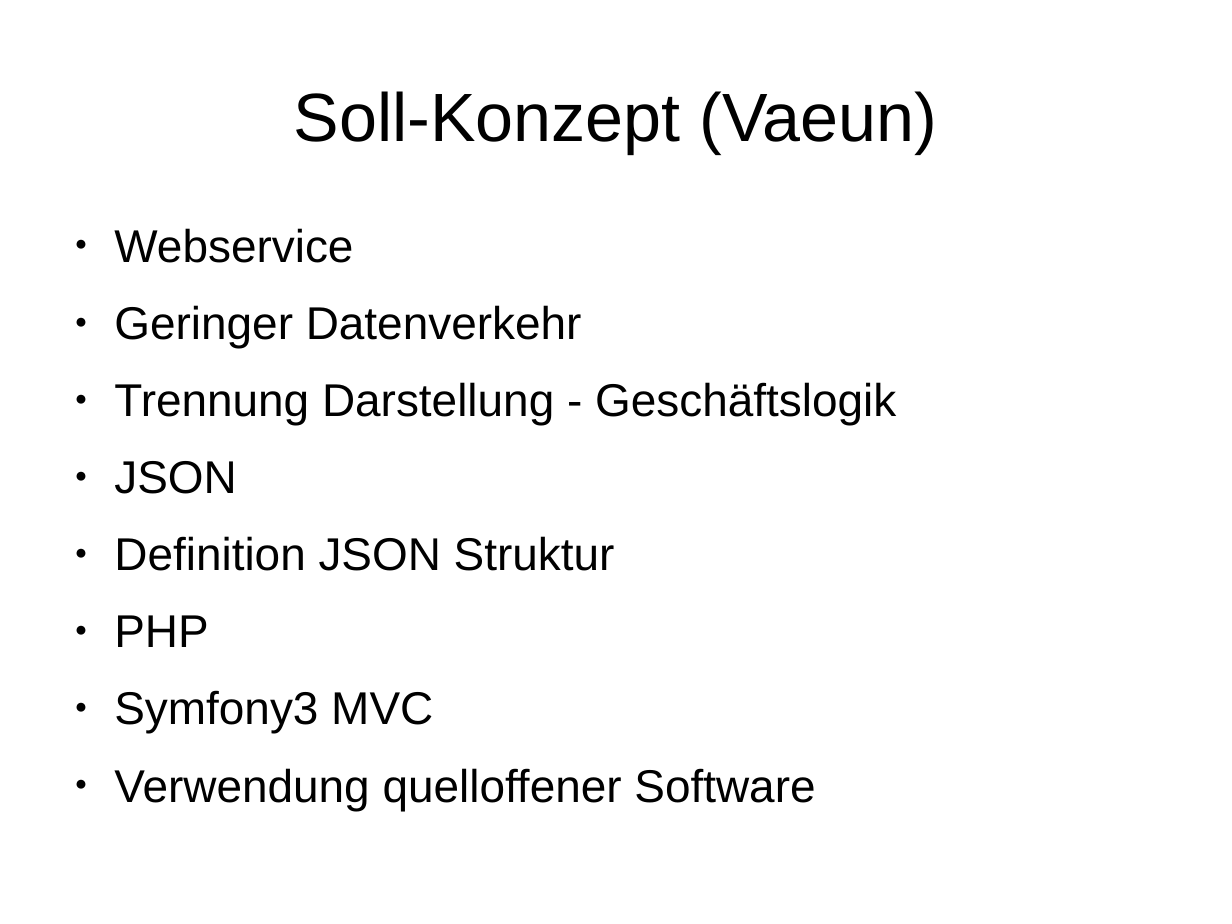
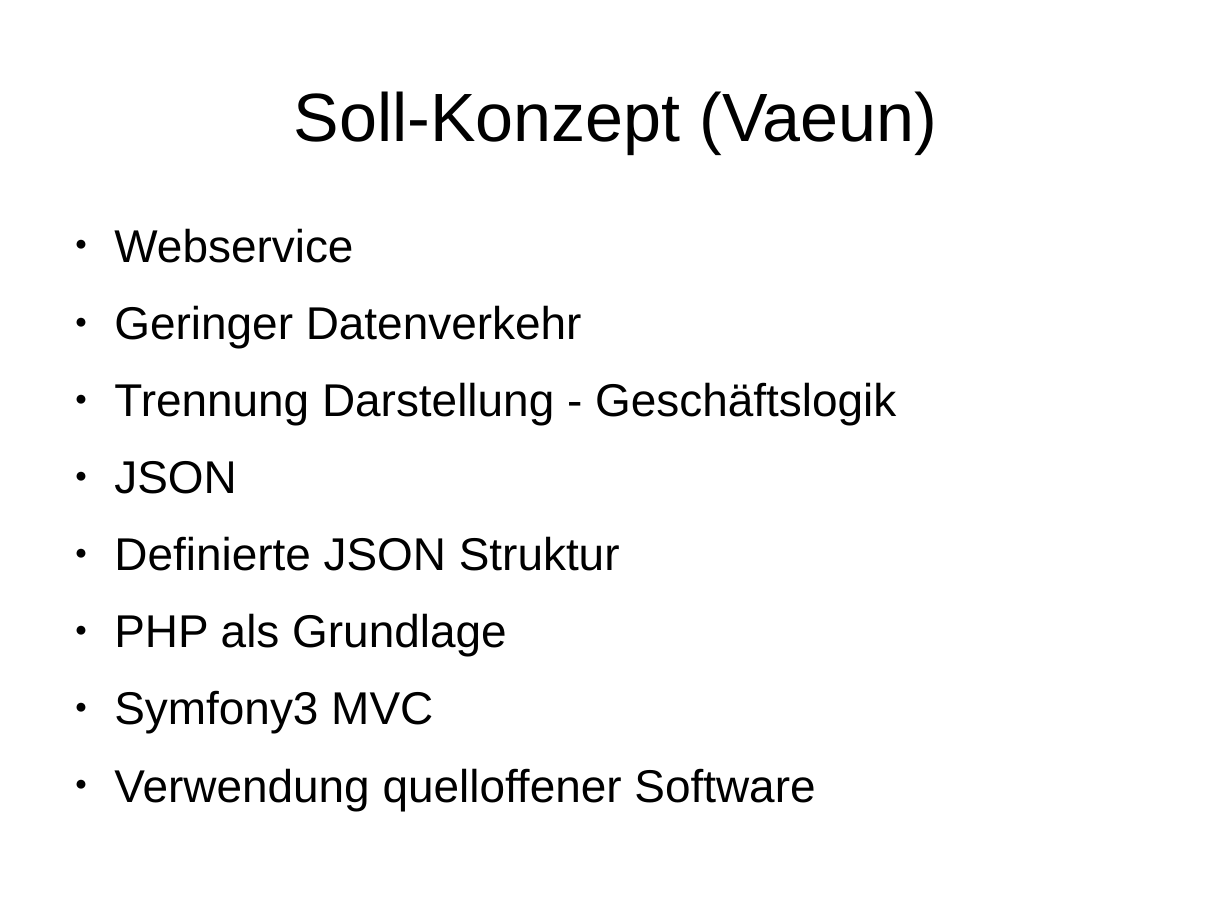
Before and after one commit to janhelmle/weiterbildung_fachinformatiker_ihk_projektantrag, a slide deck: slide 6 of praesentation/presentation_v1.odp. Drawn at 1232x924 pixels with LibreOffice and Linux fonts; fonts in the diff are those of the drawing. Boxes give left, top, right and bottom in pixels: in the first picture for what was removed or moved away, otherwise in the second. Text is boxed around its words. In the diff, an @@ line names an element or a change of style, - is before the commit and + after.

```diff
--- a/praesentation/presentation_v1.odp
+++ b/praesentation/presentation_v1.odp
@@ text at (114,536,620,656): text changed @@
-● Definition JSON Struktur
-● PHP
+● Definierte JSON Struktur
+● PHP als Grundlage
```
Also in this commit, not shown: 1 other slide changed, 1 other file.
